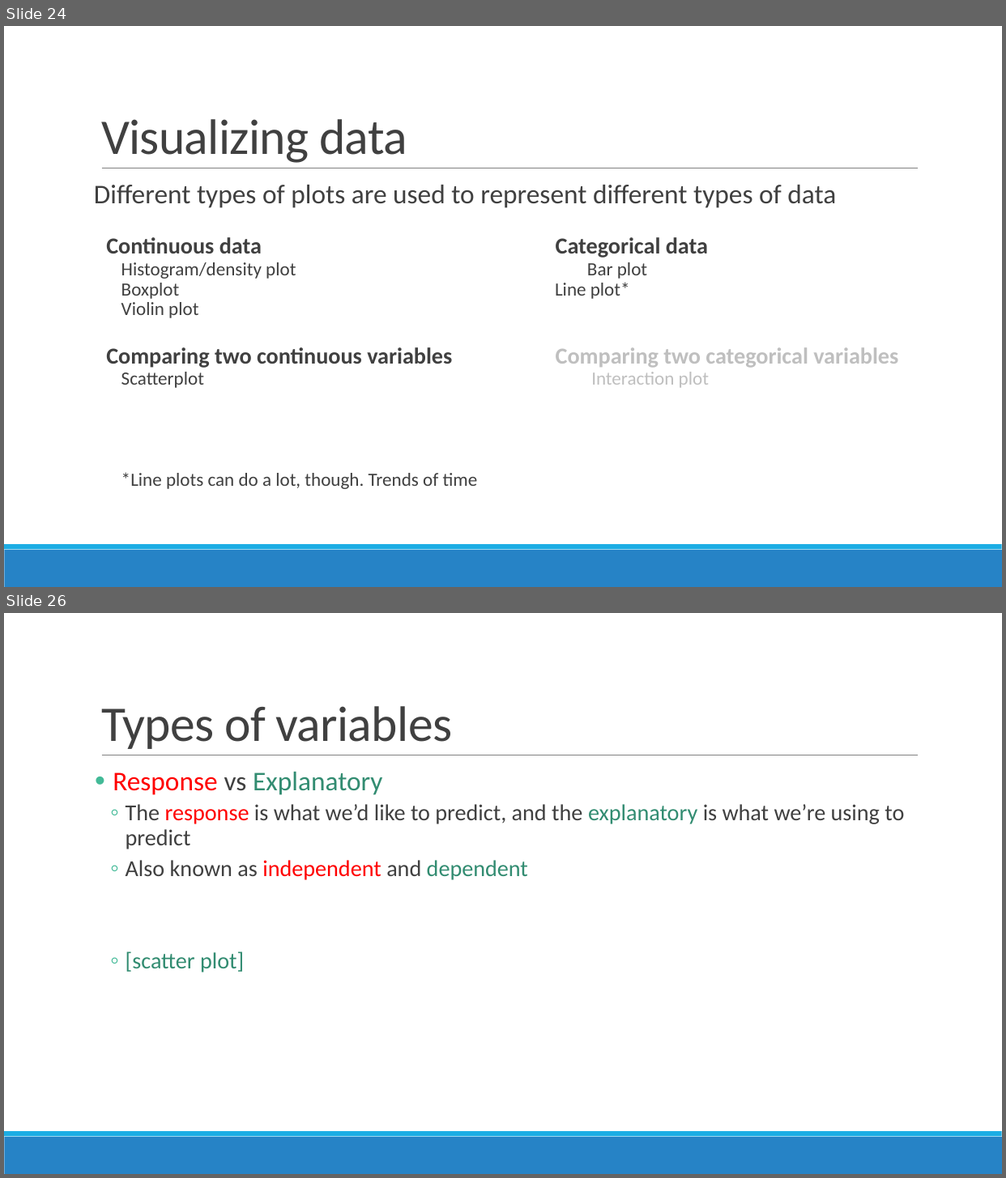
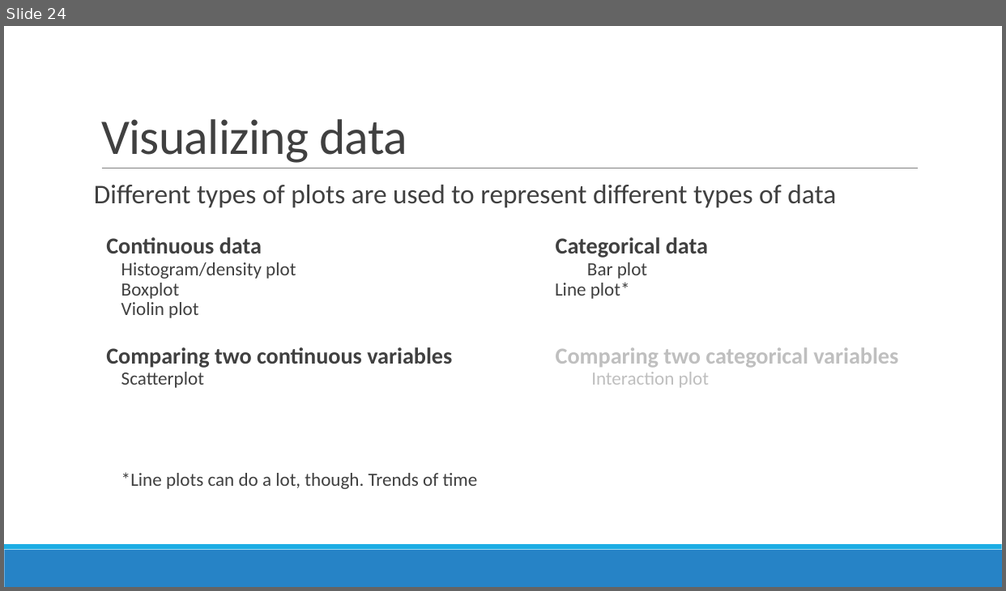
Before and after one commit to sjspielman/bio5312_fall2017, a slide deck: slides/intro.pptx. Shown one above the other, each under a label of ours: slides 24 and 26 before the commit, slide 24 after it; the slides between them are not shown. The pictures are 1006x1178 and 1006x591 pixels, drawn with LibreOffice and Linux fonts; fonts in the diff are those of the drawing. Boxes give left, top, right and bottom in pixels: in the first picture for what was removed or moved away, otherwise in the second. Text is boxed around its words. In the diff, an @@ line names an element or a change of style, - is before the commit and + after.

```diff
--- a/slides/intro.pptx
+++ b/slides/intro.pptx
@@ slide 26 removed at box(4, 613, 1002, 1174), background #FFFFFF; not listed: 3 template elements that a slide beside it also shows @@
@@ title removed at box(101, 706, 452, 749) @@
-Types of variables
@@ text removed at box(113, 772, 904, 973) @@
-• Response vs Explanatory
-  ◦ The response is what we’d like to predict, and the explanatory is what we’re using to predict
-  ◦ Also known as independent and dependent
-  ◦ [scatter plot]
```
Also in this commit, not shown: 8 slides added, 2 other slides removed, 13 other files.
